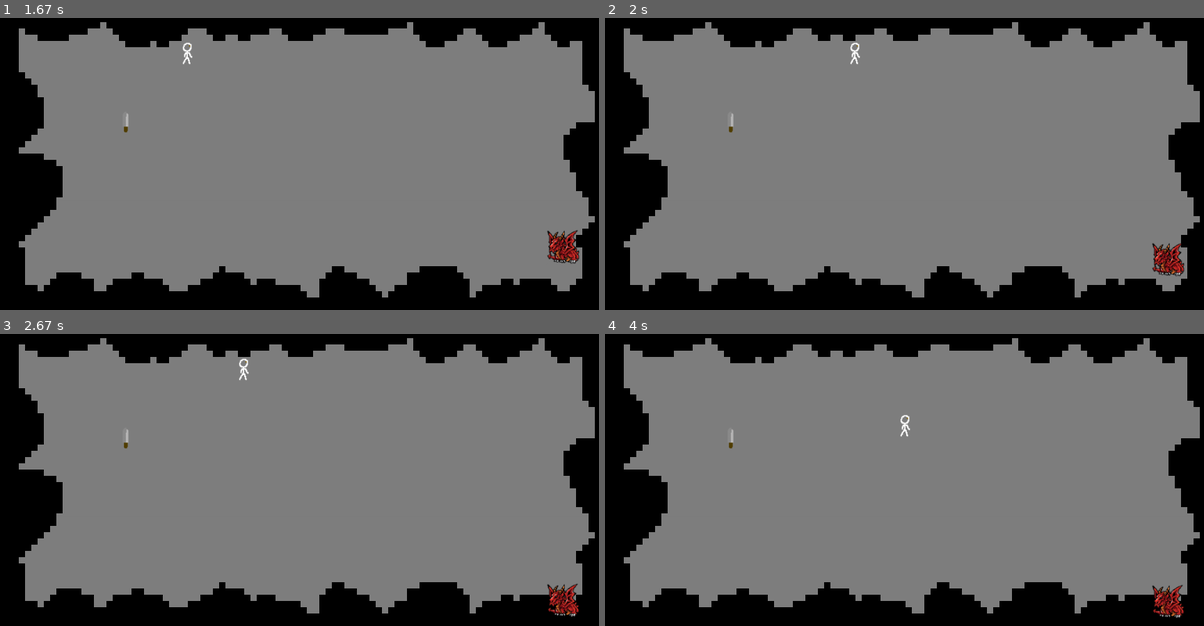
Above: before the commit, frames 1-4 (two rows, left to right).
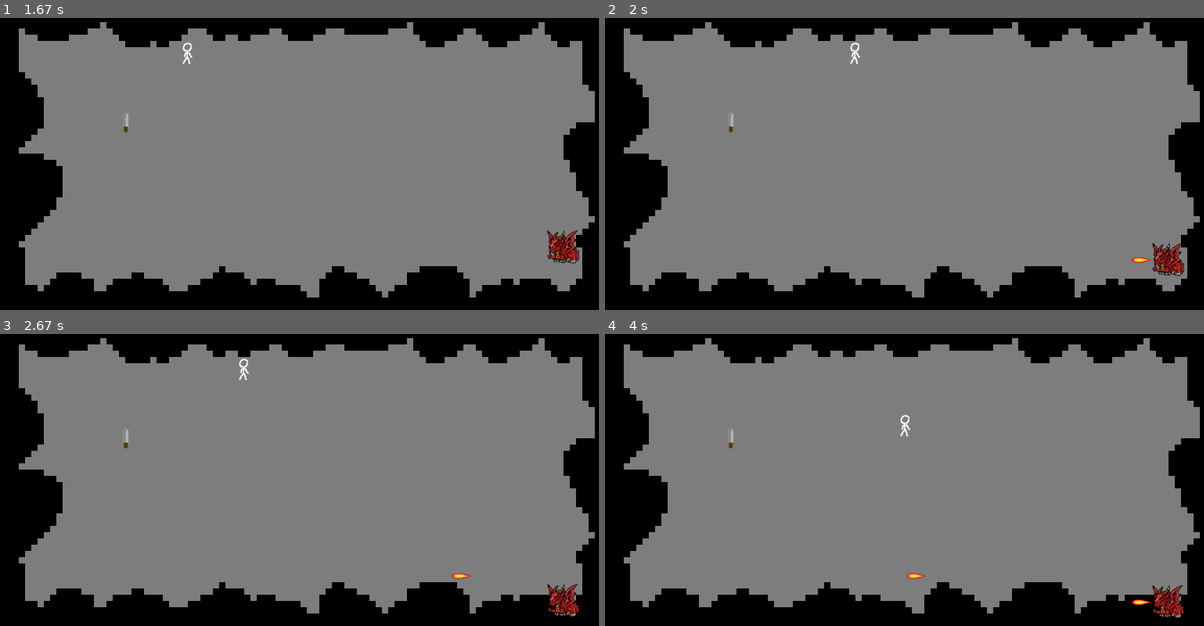
Above: after the commit, the same moments.

Repository: indianjit/personal
Game: pygame game, started from dragon slayer.py
Same seed, same stepped clock (60 frames per second), same inputs: the game is played once before the commit and once after it.
Inputs:
- Up to frame 1 (1.67 s): hold Space 0.33-0.8 s; hold Right 0.33-0.8 s; hold Right 0.83-1.3 s; hold Up 1.33-1.63 s
- Up to frame 2 (2 s): hold Right from 1.67 s (still down)
- Up to frame 3 (2.67 s): release Right at 2.13 s; hold Left from 2.17 s (still down)
- Up to frame 4 (4 s): release Left at 2.7 s; hold Down 2.73-3.03 s; hold Left 3.07-3.47 s; hold Up 3.5-3.87 s; hold Right from 3.9 s (still down)

Frame 1 is identical in both runs. In frame 2, less than 0.1% of the frame differs, in the area x 88-92%, y 81-85%; in frame 3, less than 0.1%; in frame 4, less than 0.1%, in the area x 50-92%, y 81-93%.

Commit message:
dragon shoots fireballs which kill player. Trying to implement sword attacking

Diff:
--- a/dragon slayer.py
+++ b/dragon slayer.py
@@ -24,6 +24,9 @@
 screen_width = 1000
 screen_height = 500
 framerate = 60
+fireball_velocity = -3  # in pixels
+fireball_delay = 120  # in frames
+attack_offset = 15  # in pixels
 
 # The definition of the directions
 up = (0, -10)
@@ -56,8 +59,30 @@
         self.rect.center = (self.xPosition, self.yPosition)
 
 
+# class attack:
+#   timer = 0
+#   def __init__(self, x_pos, y_pos):
+
+
+class Weapon:
+    def attack(self, x_pos, y_pos):
+        attacks = pygame.sprite.Group()
+        attack = mySprite(10, 50, x_pos + attack_offset, y_pos)
+
+
 # The player class
 class Player(mySprite):
+    weapon = None
+
+    def setWeapon(self, weaponIn):
+        self.weapon = weaponIn
+
+    def attack(self):
+        if self.weapon is None:
+            print("Player has no weapon")
+        else:
+            self.weapon.attack(self.xPosition, self.yPosition)
+
     def move(self, direction):
         self.xPosition += direction[0]
         self.yPosition += direction[1]
@@ -77,10 +102,12 @@
                     self.move(left)
                 elif event.key == pygame.K_RIGHT:
                     self.move(right)
+                elif event.key == pygame.K_SPACE:
+                    self.attack()
 
 
 class FireBall(mySprite):
-    x_velocity = -1
+    x_velocity = fireball_velocity
 
     def update(self):
         self.xPosition += self.x_velocity
@@ -89,20 +116,24 @@
 
 class Dragon(mySprite):
     yVelocity = 1
-    activeFireBalls = []
+    timer = 0
+    fireball_group = pygame.sprite.Group()
 
     def shootFireBall(self):
         fb = FireBall(10, 10, self.xPosition - 40, self.yPosition)
         fb.setImage("fireball.png")
-        self.activeFireBalls.add(fb)
+        self.fireball_group.add(fb)
 
     def updateFireBalls(self):
-        active_fire_balls_copy = self.activeFireBalls.copy();
-        for fireBall in active_fire_balls_copy:
+        fire_balls_group_copy = self.fireball_group.copy()
+        for fireBall in fire_balls_group_copy:
             if fireBall.xPosition < 0:
-                self.activeFireBalls.remove(fireBall)
+                self.fireball_group.remove(fireBall)
+            else:
+                fireBall.update()
 
     def update(self):
+        self.timer += 1
         self.yPosition += self.yVelocity
 
         if self.yPosition > screen_height and self.yVelocity > 0:
@@ -110,7 +141,8 @@
         elif self.yPosition < 0 and self.yVelocity < 0:
             self.yVelocity *= -1
         self.rect.center = (self.xPosition, self.yPosition)
-
+        if self.timer % fireball_delay == 0:
+            self.shootFireBall()
         self.updateFireBalls()
 
 
@@ -148,6 +180,7 @@
     if not swordPickedUp:
         weapon_group.draw(screen)
     boss_group.draw(screen)
+    dragon.fireball_group.draw(screen)
 
 
 def write(message):
@@ -159,6 +192,11 @@
 
 def checkInteractions():
     global swordPickedUp, gameOver, gio
+
+    for fb in dragon.fireball_group:
+        if fb.rect.colliderect(gio.rect):
+            gameLost()
+
     if sword.rect.colliderect(gio.rect):
         swordPickedUp = True
         gio.setImage("playerWithSword.png")
@@ -172,7 +210,7 @@
 
 def gameLost():
     global gameOver
-    write("You won the game!")
+    write("You lost the game!")
     gameOver = True
 
 
@@ -187,7 +225,7 @@
     if not gameOver:
         gio.handle_keys()
         dragon.update()
+        checkInteractions()
         paintScreen()
         pygame.display.flip()
         clock.tick(framerate)
-        checkInteractions()
